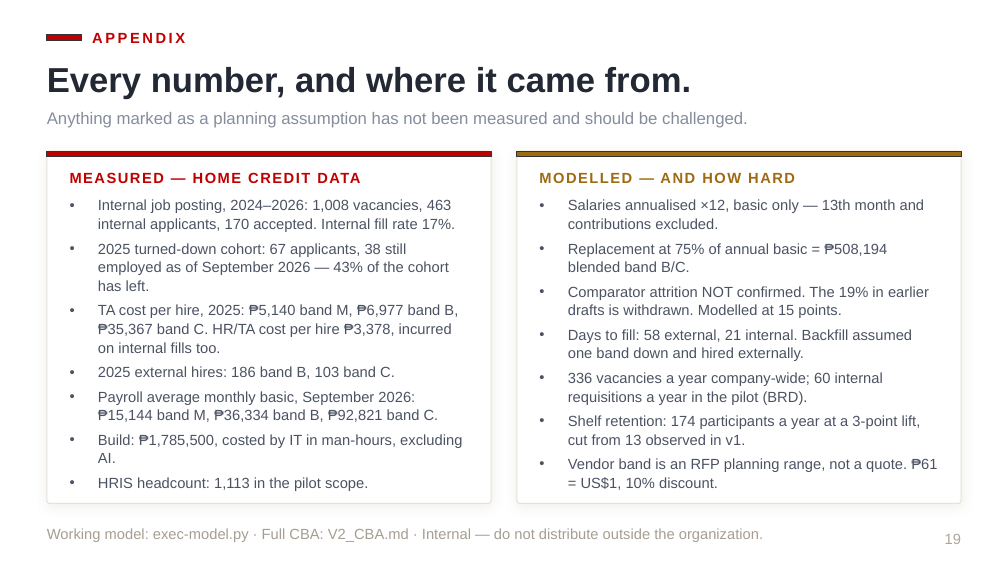
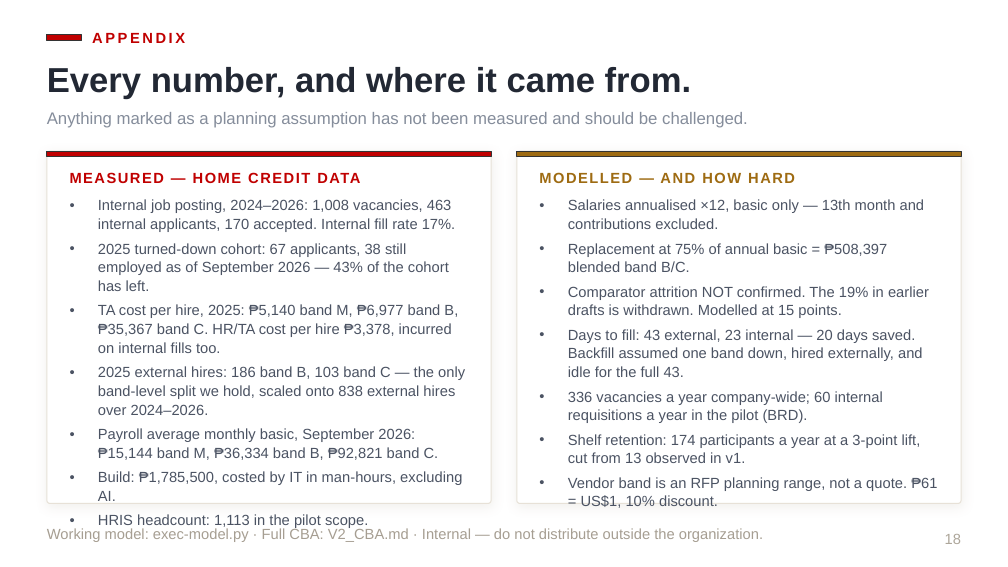
Before and after one commit to Ruffa06/Talent-Marketplace, a slide deck: slide 18 of docs/Growth_Executive_ALP.pptx (slide 19 before the commit). Drawn at 1008x567 pixels with LibreOffice and Linux fonts; fonts in the diff are those of the drawing. Boxes give left, top, right and bottom in pixels: in the first picture for what was removed or moved away, otherwise in the second. Text is boxed around its words. In the diff, an @@ line names an element or a change of style, - is before the commit and + after.

```diff
--- a/docs/Growth_Executive_ALP.pptx
+++ b/docs/Growth_Executive_ALP.pptx
@@ text at (568,243,887,272): text changed @@
-• Replacement at 75% of annual basic = ₱508,194 blended band B/C.
+• Replacement at 75% of annual basic = ₱508,397 blended band B/C.
@@ text at (568,329,923,377): text changed @@
-• Days to fill: 58 external, 21 internal. Backfill assumed one band down and hired externally.
+• Days to fill: 43 external, 23 internal — 20 days saved. Backfill assumed one band down, hired externally, and idle for the full 43.
@@ text at (98,366,465,415): text changed @@
-• 2025 external hires: 186 band B, 103 band C.
+• 2025 external hires: 186 band B, 103 band C — the only band-level split we hold, scaled onto 838 external hires over 2024–2026.
```
Also in this commit, not shown: 10 other slides changed, 1 slide removed, 1 other file.
